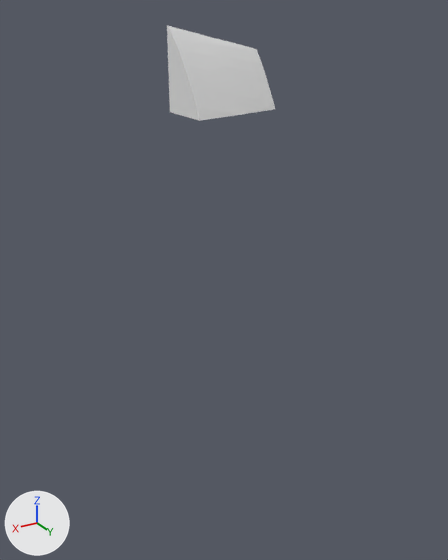
What one commit did to the glTF model assets/terrain/surface_pieces/surf_30_1.glb.
Rendered twice from a 50 mm lens placed at (58.7, 128.0, -15.6), pointed at (42.5, 101.0, -29.1). Every picture has the same lights, and +X, +Y and +Z are marked at lower left. The older version comes first. Where no turn or scale is listed for an object, it has been applied to the vertices.

The scene before the commit, as lines of its bpy script (objects in view):
```python
me_geometry_0 = bpy.data.meshes.new('geometry_0')
me_geometry_0.from_pydata(...)  # 92 vertices, 180 faces; spans x 40.0..45.0, y 100.0..103.01, z -20.0..-16.09
ob_geometry_0 = bpy.data.objects.new('geometry_0', me_geometry_0)
ob_geometry_0.location = (0.0, 0.0, 0.0)
```
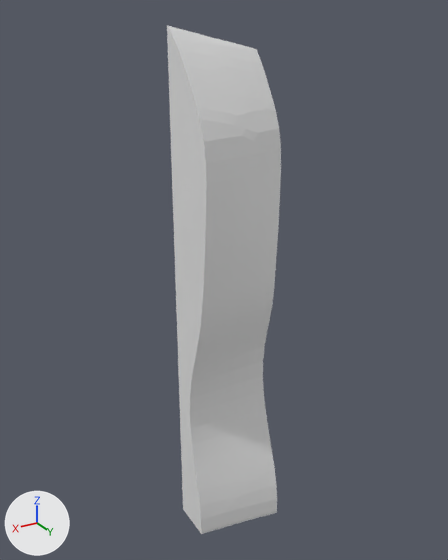
Changed parts and their boxes (x1, y1, x2, y2) in the pictures (448 x 560 px):
'geometry_0', reshaped (430% taller): before (167, 26, 275, 121); after (167, 26, 281, 534)

The change, as a diff of the scene's bpy script:
```diff
--- a/assets/terrain/surface_pieces/surf_30_1.glb.py
+++ b/assets/terrain/surface_pieces/surf_30_1.glb.py
@@ me_geometry_0 @@
 # used by ob_geometry_0; location = (0.0, 0.0, 0.0)
-me_geometry_0.from_pydata(...)  # 92 vertices, 180 faces; spans x 40.0..45.0, y 100.0..103.01, z -20.0..-16.09
+me_geometry_0.from_pydata(...)  # 369 vertices, 734 faces; spans x 40.0..45.0, y 100.0..103.56, z -45.0..-16.09
+# me_geometry_0 part 1: 2 vertices moved from x 43.55..43.93, y 102.7..102.78, z -20.0 to x 42.99..43.55, y 102.75..102.83, z -20.39..-20.26; 17 vertices removed from x 40.0..45.0, y 100.0..103.01, z -20.0; 294 vertices added at x 40.0..45.0, y 100.0..103.56, z -45.0..-20.01
```
